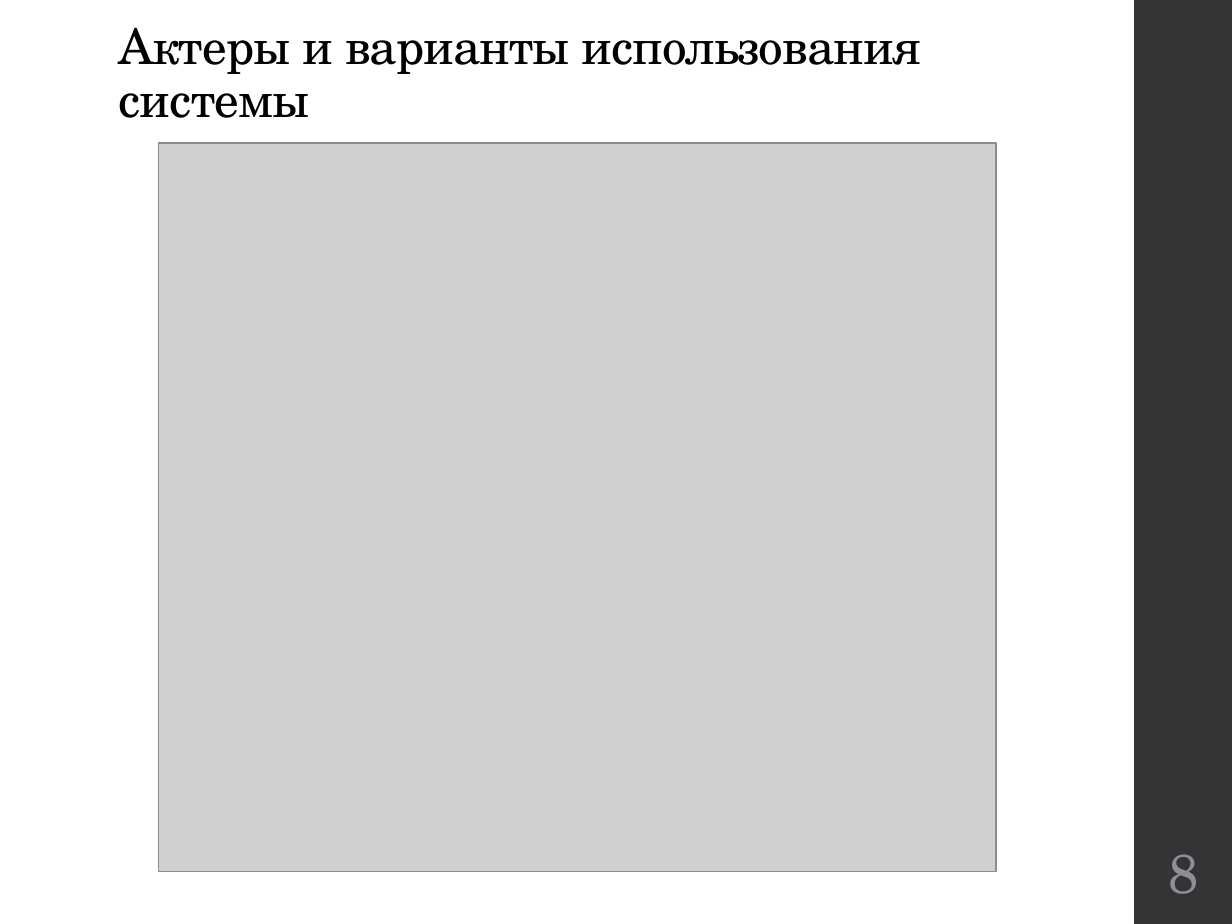
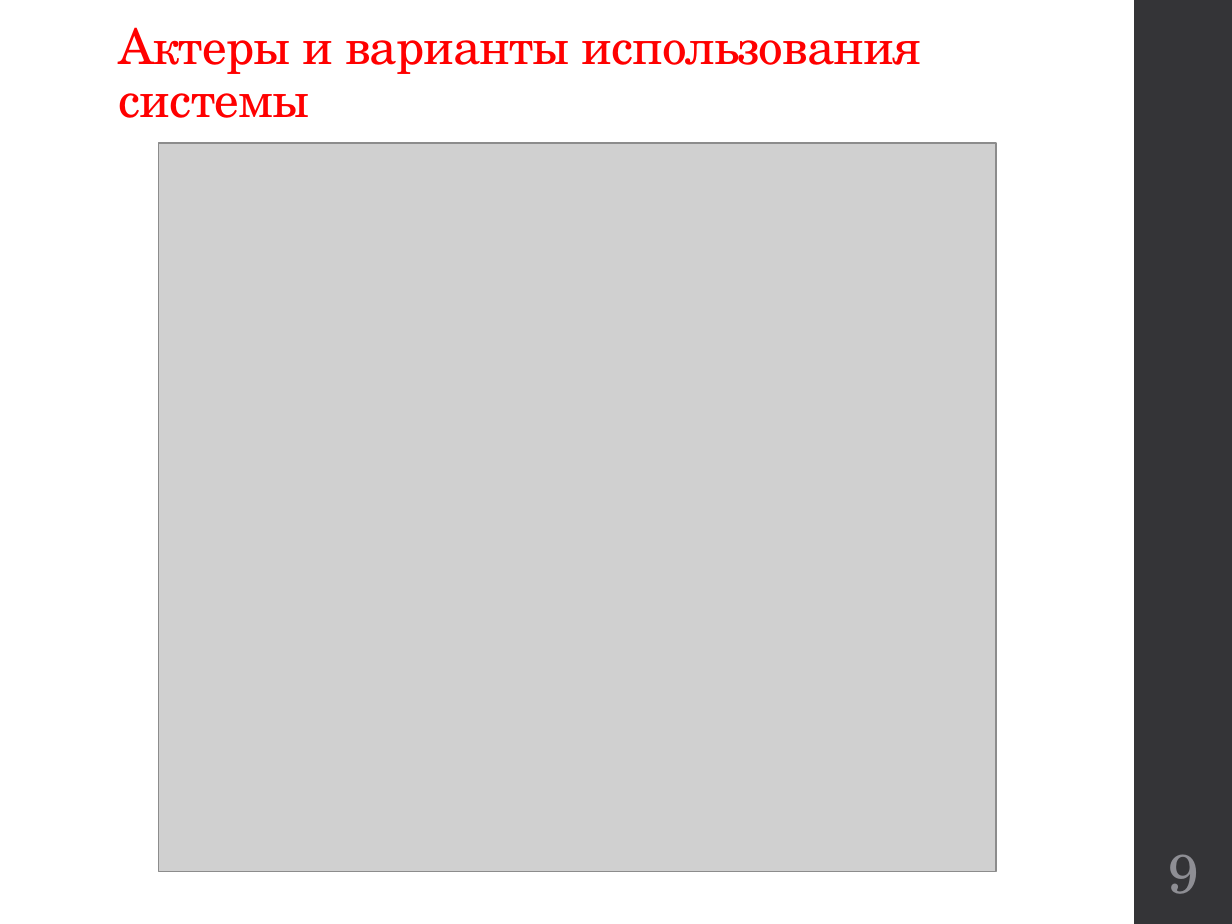
Before and after one commit to kwadraterry/diploma, a slide deck: slide 9 of Отчет/Доклад Неповинных.pptx (slide 8 before the commit). Drawn at 1232x924 pixels with LibreOffice and Linux fonts; fonts in the diff are those of the drawing; grey boxes stand for pictures. Boxes give left, top, right and bottom in pixels: in the first picture for what was removed or moved away, otherwise in the second. Text is boxed around its words. In the diff, an @@ line names an element or a change of style, - is before the commit and + after.

```diff
--- a/Отчет/Доклад Неповинных.pptx
+++ b/Отчет/Доклад Неповинных.pptx
@@ title "Актеры и варианты использования системы" at (119, 27, 921, 118): text colour #000000 to #FF0000 @@
@@ page number at (1168, 854, 1198, 894): text changed @@
-8
+9
```
Also in this commit, not shown: 4 other slides changed, 2 slides added.
